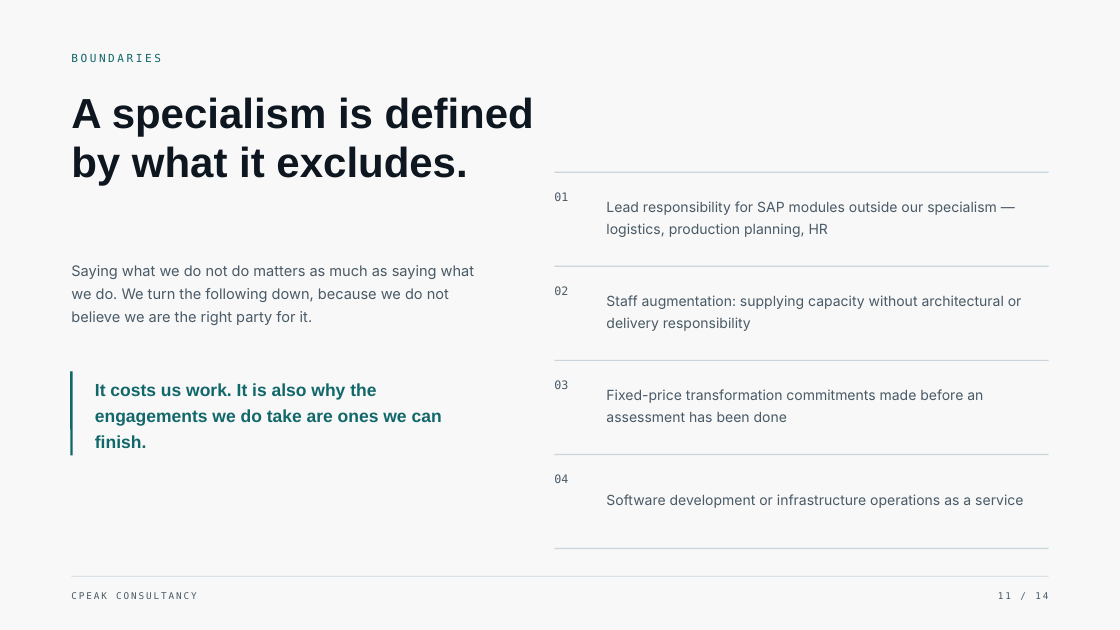
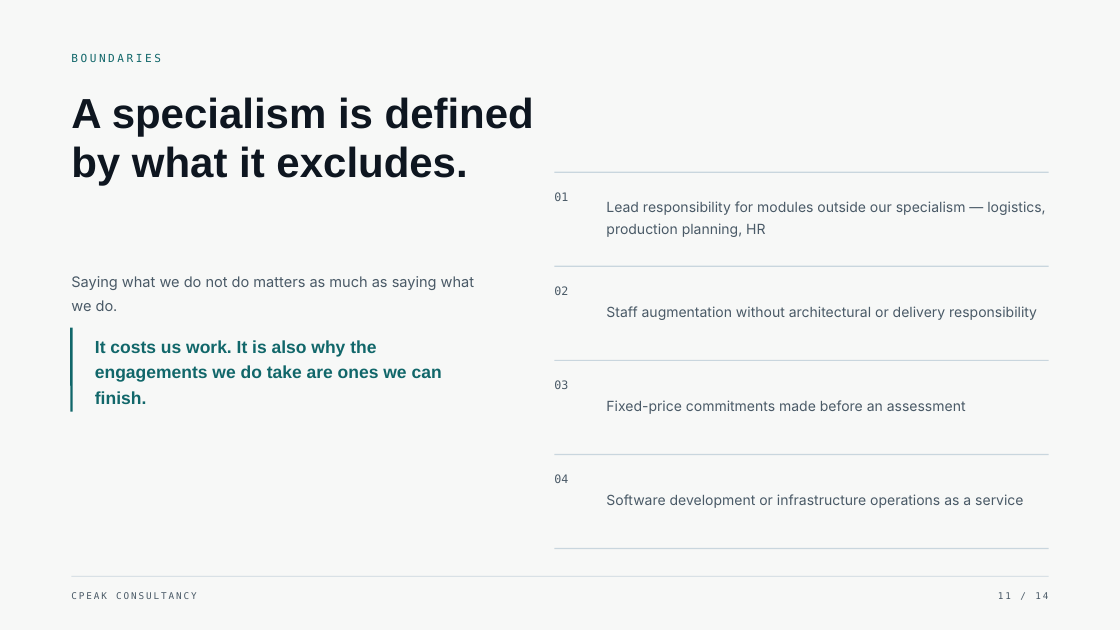
Before and after one commit to narinygt/Default, a slide deck: slide 11 of presentation/CPeak-Consultancy-Corporate-Presentation.pptx. Drawn at 1120x630 pixels with LibreOffice and Linux fonts; fonts in the diff are those of the drawing. Boxes give left, top, right and bottom in pixels: in the first picture for what was removed or moved away, otherwise in the second. Text is boxed around its words. In the diff, an @@ line names an element or a change of style, - is before the commit and + after.

```diff
--- a/presentation/CPeak-Consultancy-Corporate-Presentation.pptx
+++ b/presentation/CPeak-Consultancy-Corporate-Presentation.pptx
@@ text at (606, 201, 1045, 237): text changed @@
-Lead responsibility for SAP modules outside our specialism — logistics, production planning, HR
+Lead responsibility for modules outside our specialism — logistics, production planning, HR
@@ text at (71, 276, 474, 311): text changed @@
-Saying what we do not do matters as much as saying what we do. We turn the following down, because we do not believe we are the right party for it.
+Saying what we do not do matters as much as saying what we do.
@@ line moved from (71, 371) - (71, 455) to (71, 328) - (71, 412) @@
@@ text "It costs us work. It ...": place and size @@
-text "It costs us work. It ..." at (95, 383, 442, 448)
+text "It costs us work. It ..." at (95, 340, 442, 404)
@@ text at (606, 306, 1037, 320): text changed @@
-Staff augmentation: supplying capacity without architectural or delivery responsibility
+Staff augmentation without architectural or delivery responsibility
@@ text at (606, 400, 966, 414): text changed @@
-Fixed-price transformation commitments made before an assessment has been done
+Fixed-price commitments made before an assessment
```
Also in this commit, not shown: 12 other slides changed, 1 other file.
